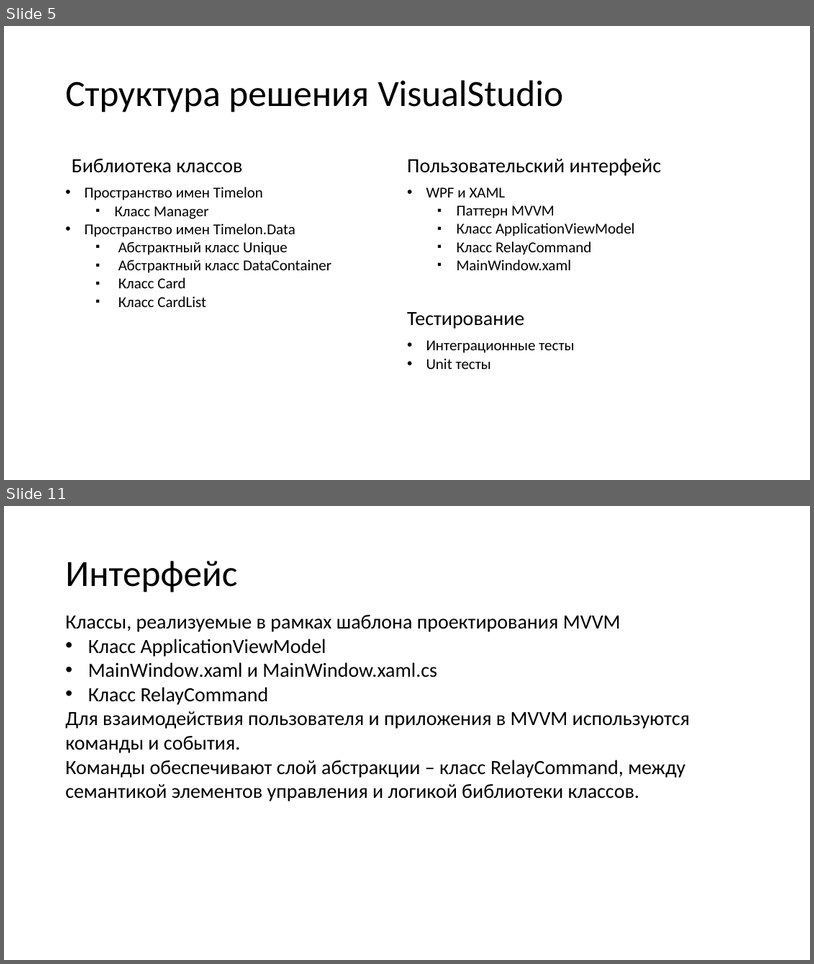
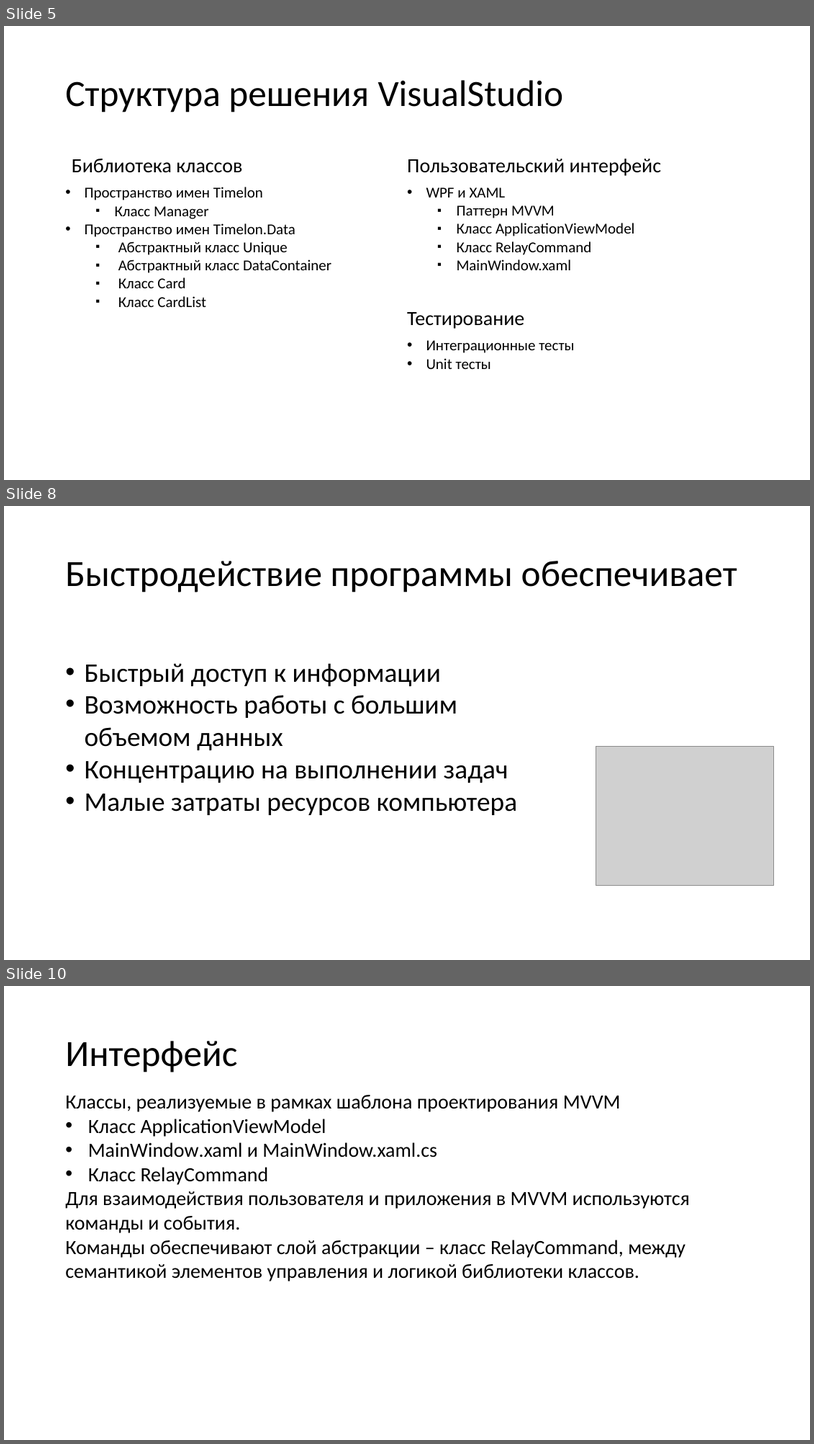
Before and after one commit to N0tilT/Timelon, a slide deck: docs/Timelon.pptx. Shown one above the other, each under a label of ours: slides 5 and 11 before the commit, slides 5, 8 and 10 after it; the slides between them are not shown. The pictures are 814x964 and 814x1444 pixels, drawn with LibreOffice and Linux fonts; fonts in the diff are those of the drawing; grey boxes stand for pictures. Boxes give left, top, right and bottom in pixels: in the first picture for what was removed or moved away, otherwise in the second. Text is boxed around its words. In the diff, an @@ line names an element or a change of style, - is before the commit and + after.

Commit message:
up

```diff
--- a/docs/Timelon.pptx
+++ b/docs/Timelon.pptx
@@ slide 8 added at bbox=[4, 506, 810, 960], background #FFFFFF @@
@@ title added at bbox=[65, 561, 738, 592], 44 pt, text #000000 @@
+Быстродействие программы обеспечивает
@@ text added at bbox=[85, 663, 518, 815], 32 pt, text #000000 @@
+• Быстрый доступ к информации
+• Возможность работы с большим объемом данных
+• Концентрацию на выполнении задач
+• Малые затраты ресурсов компьютера
@@ picture added at bbox=[597, 746, 774, 885] @@
@@ what was slide 11 is now slide 10 @@
```
Also in this commit, not shown: 3 other slides added, 5 slides removed.
